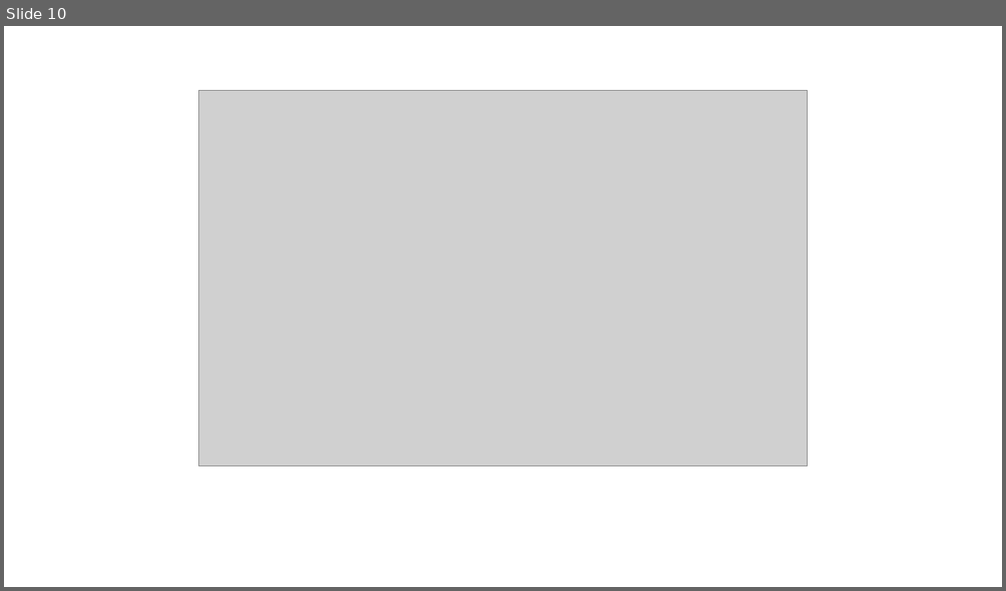
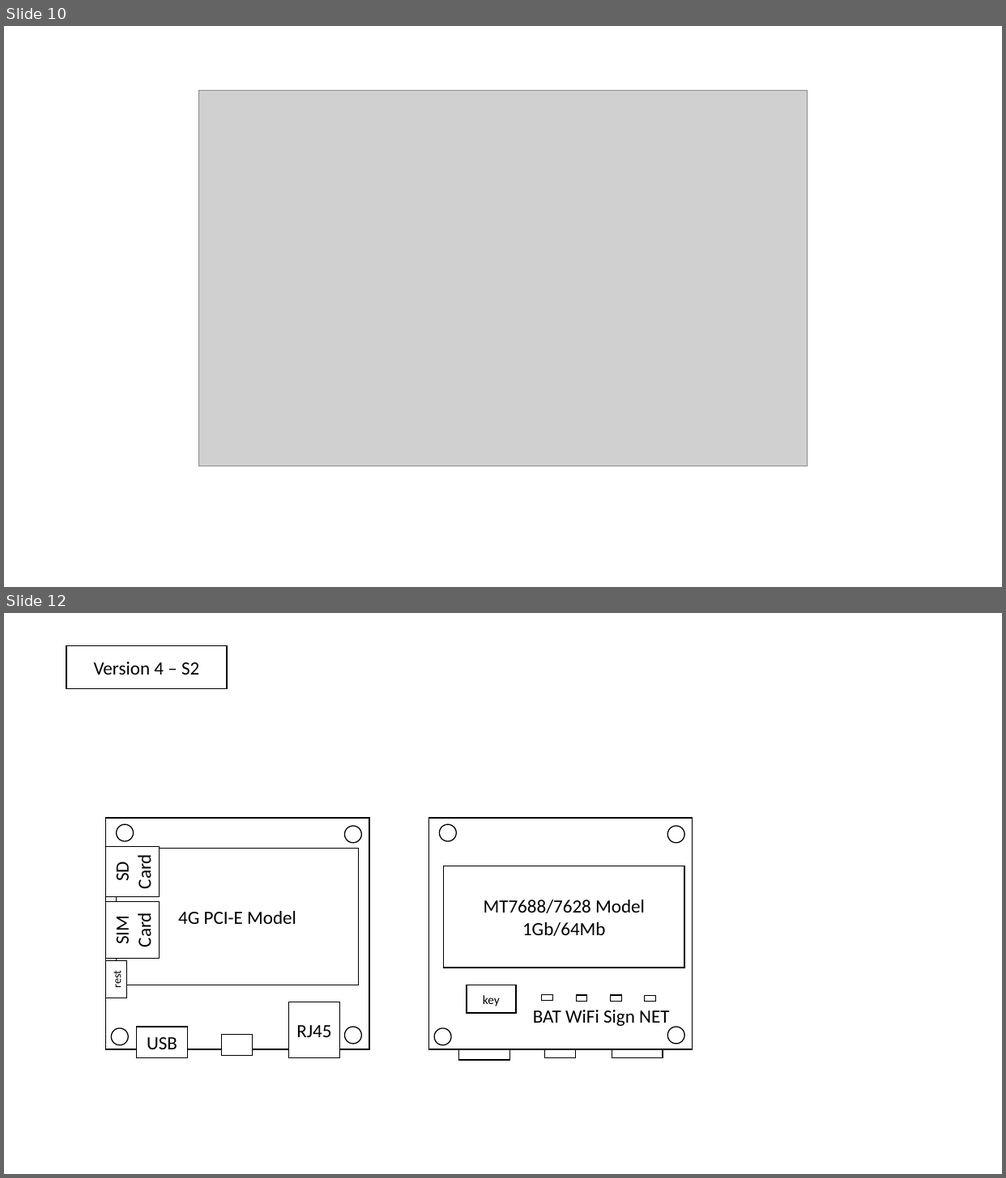
Before and after one commit to GavinGY/MoveWiFi_v2, a slide deck: graphic.pptx. Shown one above the other, each under a label of ours: slide 10 before the commit, slides 10 and 12 after it; the slides between them are not shown. The pictures are 1006x591 and 1006x1178 pixels, drawn with LibreOffice and Linux fonts; fonts in the diff are those of the drawing; grey boxes stand for pictures. Boxes give left, top, right and bottom in pixels: in the first picture for what was removed or moved away, otherwise in the second. Text is boxed around its words. In the diff, an @@ line names an element or a change of style, - is before the commit and + after.

```diff
--- a/graphic.pptx
+++ b/graphic.pptx
@@ slide 12 added at [4,613,1002,1174], background #FFFFFF @@
@@ rectangle added at [66,646,226,688], fill #FFFFFF, outline #000000 1 pt, 18 pt, text #000000 @@
+Version 4 – S2
@@ rectangle added at [106,818,369,1050], fill #FFFFFF, outline #000000 1 pt @@
@@ ellipse added at [117,825,134,842], fill #FFFFFF, outline #000000 1 pt @@
@@ ellipse added at [345,825,362,843], fill #FFFFFF, outline #000000 1 pt @@
@@ rectangle added at [428,818,692,1050], fill #FFFFFF, outline #000000 1 pt @@
@@ ellipse added at [440,825,457,842], fill #FFFFFF, outline #000000 1 pt @@
@@ ellipse added at [668,825,685,843], fill #FFFFFF, outline #000000 1 pt @@
@@ rectangle added at [105,847,160,897], fill #FFFFFF, outline #000000 1 pt, 18 pt, text #000000 @@
+SD
+Card
@@ rectangle added at [117,848,359,985], fill #FFFFFF, outline #000000 1 pt, 18 pt, text #000000 @@
+4G PCI-E Model
@@ rectangle added at [444,866,684,968], fill #FFFFFF, outline #000000 1 pt, 18 pt, text #000000 @@
+MT7688/7628 Model
+1Gb/64Mb
@@ rectangle added at [105,902,160,959], fill #FFFFFF, outline #000000 1 pt, 18 pt, text #000000 @@
+SIM Card
@@ rectangle added at [105,961,127,998], fill #FFFFFF, outline #000000 1 pt, 11 pt, text #000000 @@
+rest
@@ rectangle added at [467,986,516,1013], fill #FFFFFF, outline #000000 1 pt, 12 pt, text #000000 @@
+key
@@ rectangle added at [542,995,552,1001], fill #FFFFFF, outline #000000 1 pt @@
@@ rectangle added at [576,995,587,1002], fill #FFFFFF, outline #000000 1 pt @@
@@ rectangle added at [611,995,621,1002], fill #FFFFFF, outline #000000 1 pt @@
@@ rectangle added at [645,995,656,1002], fill #FFFFFF, outline #000000 1 pt @@
@@ rectangle added at [289,1003,340,1059], fill #FFFFFF, outline #000000 1 pt, 18 pt, text #000000 @@
+RJ45
@@ text added at [533,1010,669,1026], 18 pt, text #000000 @@
+BAT WiFi Sign NET
@@ rectangle added at [612,1003,663,1059], fill #FFFFFF, outline #000000 1 pt, 18 pt, text #000000 @@
+RJ45
@@ ellipse added at [111,1029,128,1046], fill #FFFFFF, outline #000000 1 pt @@
@@ rectangle added at [137,1027,187,1059], fill #FFFFFF, outline #000000 1 pt, 18 pt, text #000000 @@
+USB
@@ rectangle added at [222,1034,253,1055], fill #FFFFFF, outline #000000 1 pt @@
@@ ellipse added at [345,1027,362,1044], fill #FFFFFF, outline #000000 1 pt @@
@@ ellipse added at [434,1029,452,1046], fill #FFFFFF, outline #000000 1 pt @@
@@ rectangle added at [459,1029,510,1061], fill #FFFFFF, outline #000000 1 pt @@
@@ rectangle added at [544,1037,575,1059], fill #FFFFFF, outline #000000 1 pt @@
@@ ellipse added at [668,1027,685,1044], fill #FFFFFF, outline #000000 1 pt @@
```
Also in this commit, not shown: 1 other slide added, 1 other file.
